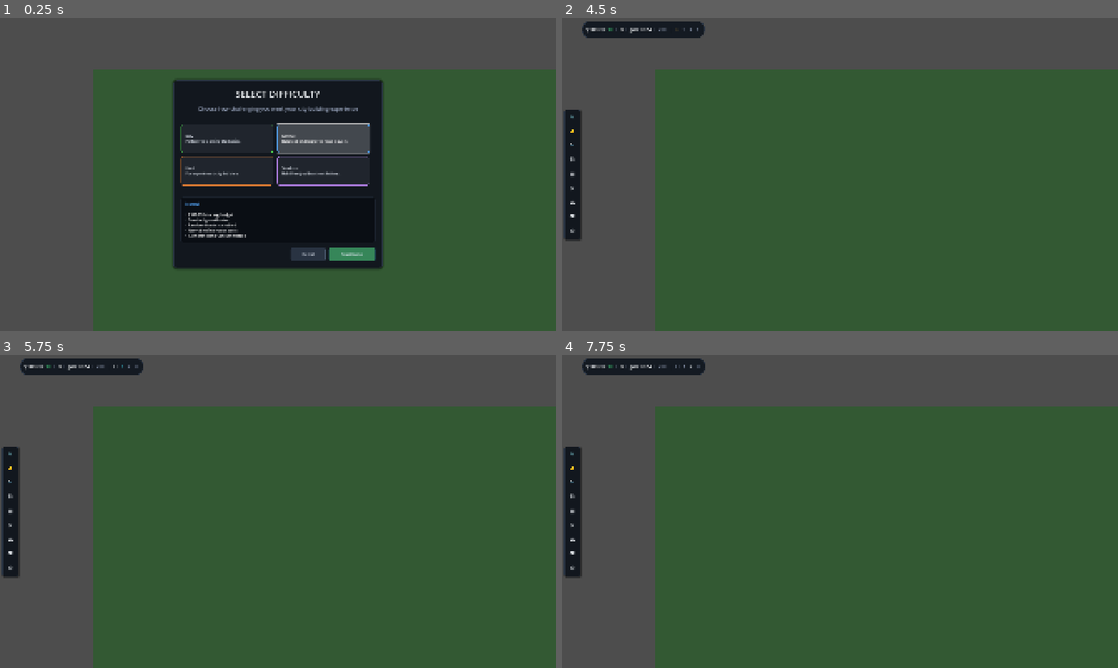
Above: before the commit, frames 1-4 (two rows, left to right).
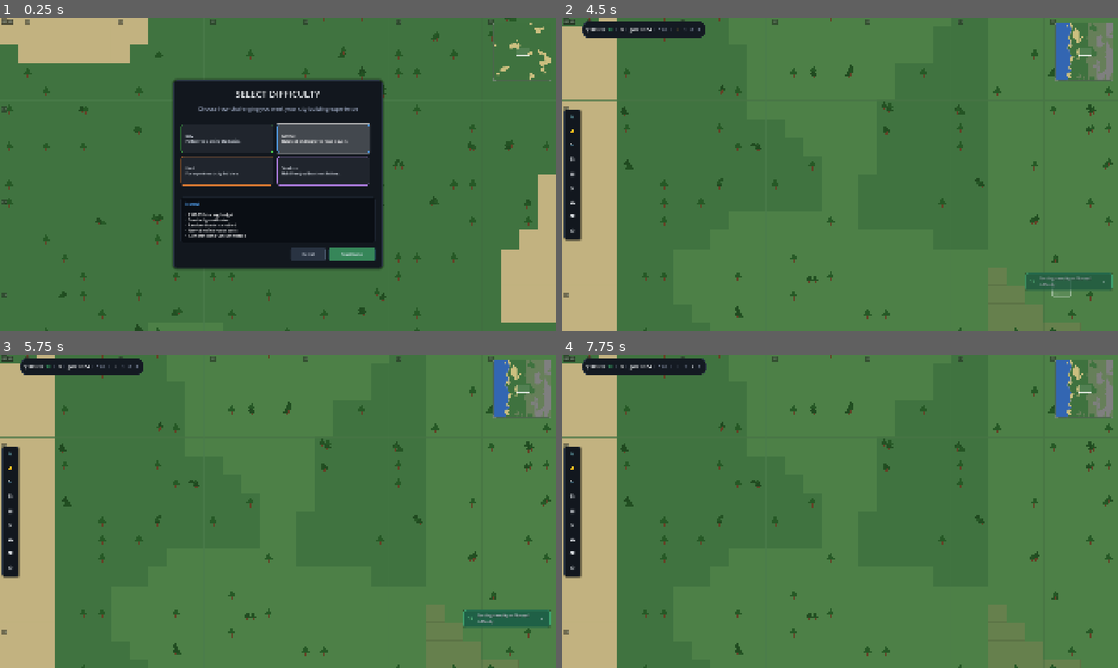
Above: after the commit, the same moments.

Repository: oudsteyn/silicon-springs
Game: Godot game, scene res://scenes/main.tscn
Two runs of this game, one before a commit and one after it. Both use one fixed random seed, a clock stepped at 60 frames per second and the inputs below.
Inputs:
- Up to frame 1 (0.25 s): no input
- Up to frame 2 (4.5 s): click "Easy Perfect for learning the…" at 0.5 s; click "Easy Perfect for learning the…" at 1.25 s; click "Normal Balanced challenge for…" at 2 s; click "Normal Balanced challenge for…" at 2.75 s; click "Start Game" at 3.5 s; click "Start Game" at 4.25 s
- Up to frame 3 (5.75 s): click ">" at 5 s
- Up to frame 4 (7.75 s): click "||" (after the commit: ">") at 5.75 s; click "1" at 6.5 s; click "2" at 7.25 s

The runs differ from the first frame. In frame 1, 75% of the frame differs, in the area x 0-100%, y 0-100%; in frame 2, 96%; in frame 3, 96%; in frame 4, 97%.
Error before the commit: Parse Error: Could not resolve class "DisasterSystem", because of a parser error. (res://scenes/game_world.gd:1256)

Commit message:
Fix parse errors in Godot scripts

Diff:
--- a/src/systems/building_renderer.gd
+++ b/src/systems/building_renderer.gd
@@ -5,14 +5,10 @@
 ## This renderer creates procedural textures for all building types including
 ## roads, utilities, and structures. Textures are cached with LRU eviction.
 
-# Cached textures
-var texture_cache: Dictionary = {}
-
 # Cache management
 const MAX_CACHE_SIZE: int = 500  # Maximum textures to cache
-var _cache_access_order: Array[String] = []  # LRU tracking
-var _cache_hits: int = 0
-var _cache_misses: int = 0
+const TextureCache = preload("res://src/systems/texture_cache.gd")
+var _texture_cache: TextureCache = TextureCache.new(MAX_CACHE_SIZE)
 
 # Reference to grid system for neighbor checks
 var grid_system: Node = null
@@ -30,51 +26,14 @@
 	grid_system = system
 
 
-## Cache a texture with LRU eviction
-func _cache_texture(cache_key: String, texture: ImageTexture) -> void:
-	# Evict oldest entry if cache is full
-	if texture_cache.size() >= MAX_CACHE_SIZE:
-		if _cache_access_order.size() > 0:
-			var oldest_key = _cache_access_order.pop_front()
-			texture_cache.erase(oldest_key)
-
-	texture_cache[cache_key] = texture
-	_cache_access_order.append(cache_key)
-
-
-## Get texture from cache, updating LRU order
-func _get_cached_texture(cache_key: String) -> ImageTexture:
-	if texture_cache.has(cache_key):
-		_cache_hits += 1
-		# Move to end of access order (most recently used)
-		_cache_access_order.erase(cache_key)
-		_cache_access_order.append(cache_key)
-		return texture_cache[cache_key]
-	_cache_misses += 1
-	return null
-
-
 ## Get cache statistics including hit rate
 func get_cache_stats() -> Dictionary:
-	var total_requests = _cache_hits + _cache_misses
-	var hit_rate = 0.0
-	if total_requests > 0:
-		hit_rate = float(_cache_hits) / float(total_requests)
-	return {
-		"size": texture_cache.size(),
-		"max_size": MAX_CACHE_SIZE,
-		"hits": _cache_hits,
-		"misses": _cache_misses,
-		"hit_rate": hit_rate
-	}
+	return _texture_cache.get_stats()
 
 
 ## Clear the texture cache
 func clear_cache() -> void:
-	texture_cache.clear()
-	_cache_access_order.clear()
-	_cache_hits = 0
-	_cache_misses = 0
+	_texture_cache.clear()
 
 
 ## Get or generate a texture for a building
@@ -107,13 +66,13 @@
 		cache_key = "%s_%d" % [building_data.id, development_level]
 
 	# Check cache first (with LRU update)
-	var cached = _get_cached_texture(cache_key)
+	var cached = _texture_cache.fetch(cache_key)
 	if cached:
 		return cached
 
 	# Generate and cache the texture
 	var texture = _generate_texture(building_data, development_level, neighbors)
-	_cache_texture(cache_key, texture)
+	_texture_cache.put(cache_key, texture)
 	return texture
 
 
@@ -141,7 +100,7 @@
 		return {"north": 0, "south": 0, "east": 0, "west": 0}
 
 	# Use GridConstants utility for simple cell set lookup
-return GridConstants.get_directional_neighbors(cell, [grid_system.get_road_cell_map()])
+	return GridConstants.get_directional_neighbors(cell, [grid_system.get_road_cell_map()])
 
 
 ## Get water pipe neighbors (roads, water infrastructure, buildings with water)
--- a/src/systems/daily_forecast.gd
+++ b/src/systems/daily_forecast.gd
@@ -197,7 +197,7 @@
 
 
 static func from_dict(data: Dictionary) -> DailyForecast:
-	var f = DailyForecast.new()
+	var f = (load("res://src/systems/daily_forecast.gd") as Script).new()
 	f.day_index = data.get("day_index", 0)
 	f.high_temp = data.get("high_temp", 20.0)
 	f.low_temp = data.get("low_temp", 15.0)
--- a/src/systems/disaster_system.gd
+++ b/src/systems/disaster_system.gd
@@ -101,10 +101,10 @@
 
 
 func _get_random_building_location() -> Vector2i:
-if not grid_system or grid_system.get_building_count() == 0:
+	if not grid_system or grid_system.get_building_count() == 0:
 		return Vector2i(-1, -1)
 
-var cells = grid_system.get_building_cells()
+	var cells = grid_system.get_building_cells()
 	return cells[randi() % cells.size()]
 
 
--- a/src/systems/growth_boundary_system.gd
+++ b/src/systems/growth_boundary_system.gd
@@ -103,7 +103,7 @@
 	# Find distance to nearest developed cell
 	var min_distance = 999.0
 
-for developed_cell in grid_system.get_building_cells():
+	for developed_cell in grid_system.get_building_cells():
 		var dx = cell.x - developed_cell.x
 		var dy = cell.y - developed_cell.y
 		var distance = sqrt(dx * dx + dy * dy)
--- /dev/null
+++ b/src/systems/texture_cache.gd
@@ -0,0 +1,56 @@
+extends RefCounted
+class_name TextureCache
+## Simple LRU cache with hit/miss stats.
+
+var _cache: Dictionary = {}
+var _access_order: Array[String] = []
+var _hits: int = 0
+var _misses: int = 0
+var _max_size: int = 0
+
+
+func _init(max_size: int = 500) -> void:
+	_max_size = max_size
+
+
+func put(key: String, value) -> void:
+	if _cache.has(key):
+		_access_order.erase(key)
+	elif _cache.size() >= _max_size and _access_order.size() > 0:
+		var oldest_key = _access_order.pop_front()
+		_cache.erase(oldest_key)
+
+	_cache[key] = value
+	_access_order.append(key)
+
+
+func fetch(key: String):
+	if _cache.has(key):
+		_hits += 1
+		_access_order.erase(key)
+		_access_order.append(key)
+		return _cache[key]
+
+	_misses += 1
+	return null
+
+
+func clear() -> void:
+	_cache.clear()
+	_access_order.clear()
+	_hits = 0
+	_misses = 0
+
+
+func get_stats() -> Dictionary:
+	var total_requests = _hits + _misses
+	var hit_rate = 0.0
+	if total_requests > 0:
+		hit_rate = float(_hits) / float(total_requests)
+	return {
+		"size": _cache.size(),
+		"max_size": _max_size,
+		"hits": _hits,
+		"misses": _misses,
+		"hit_rate": hit_rate
+	}
--- a/src/systems/zoning_system.gd
+++ b/src/systems/zoning_system.gd
@@ -285,7 +285,7 @@
 		zones[cell].type = zone_type
 		zones[cell].developed = false
 		zones[cell].development_level = 0
-		zone_changed.emit(cell, _get_zone_name(zone_type))
+		zone_changed.emit(cell, get_zone_name(zone_type))
 
 	return true
 
--- /dev/null
+++ b/tests/test_texture_cache.gd
@@ -0,0 +1,53 @@
+extends TestBase
+## Tests for LRU TextureCache helper.
+
+const TextureCache = preload("res://src/systems/texture_cache.gd")
+
+
+class DummyValue extends RefCounted:
+	var label: String
+	func _init(value: String) -> void:
+		label = value
+
+
+func test_lru_eviction_respects_recent_access() -> void:
+	var cache = TextureCache.new(2)
+	var a = DummyValue.new("a")
+	var b = DummyValue.new("b")
+	var c = DummyValue.new("c")
+
+	cache.put("a", a)
+	cache.put("b", b)
+	# Access a so b becomes least-recently-used
+	assert_eq(cache.fetch("a"), a)
+
+	cache.put("c", c)
+	assert_not_null(cache.fetch("a"))
+	assert_not_null(cache.fetch("c"))
+	assert_null(cache.fetch("b"))
+
+
+func test_stats_track_hits_and_misses() -> void:
+	var cache = TextureCache.new(2)
+	cache.put("a", DummyValue.new("a"))
+	assert_not_null(cache.fetch("a"))
+	assert_null(cache.fetch("missing"))
+
+	var stats = cache.get_stats()
+	assert_eq(stats.hits, 1)
+	assert_eq(stats.misses, 1)
+	assert_eq(stats.size, 1)
+	assert_eq(stats.max_size, 2)
+
+
+func test_clear_resets_cache_and_stats() -> void:
+	var cache = TextureCache.new(1)
+	cache.put("a", DummyValue.new("a"))
+	cache.fetch("a")
+	cache.fetch("missing")
+
+	cache.clear()
+	var stats = cache.get_stats()
+	assert_eq(stats.size, 0)
+	assert_eq(stats.hits, 0)
+	assert_eq(stats.misses, 0)
Not shown, added: src/systems/daily_forecast.gd.uid
Not shown, added: src/systems/overlay_operations.gd.uid
Not shown, added: src/systems/save_building_codec.gd.uid
Not shown, added: src/systems/texture_cache.gd.uid
Not shown, added: tests/helpers.gd.uid
Not shown, added: tests/run_headless.gd.uid
Not shown, added: tests/test_daily_forecast.gd.uid
Not shown, added: tests/test_grid_overlays.gd.uid
Not shown, added: tests/test_grid_system_buildings.gd.uid
Not shown, added: tests/test_grid_system_placement_plan.gd.uid
Not shown, added: tests/test_overlay_operations.gd.uid
Not shown, added: tests/test_road_network_manager.gd.uid
(and 6 more such lines)
